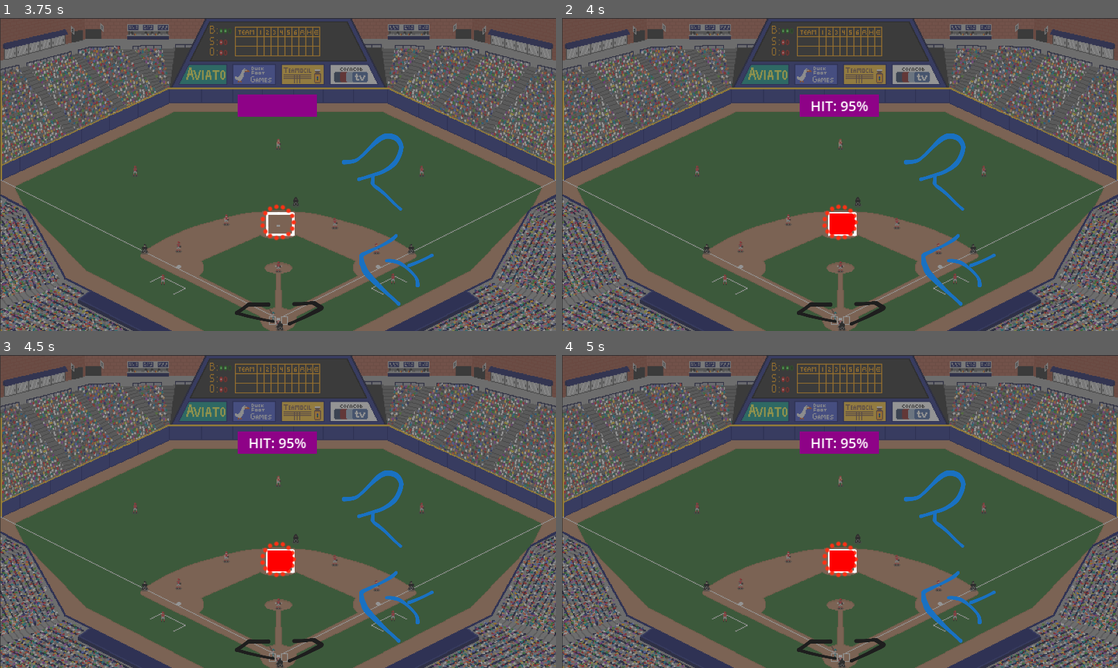
Above: before the commit, frames 1-4 (two rows, left to right).
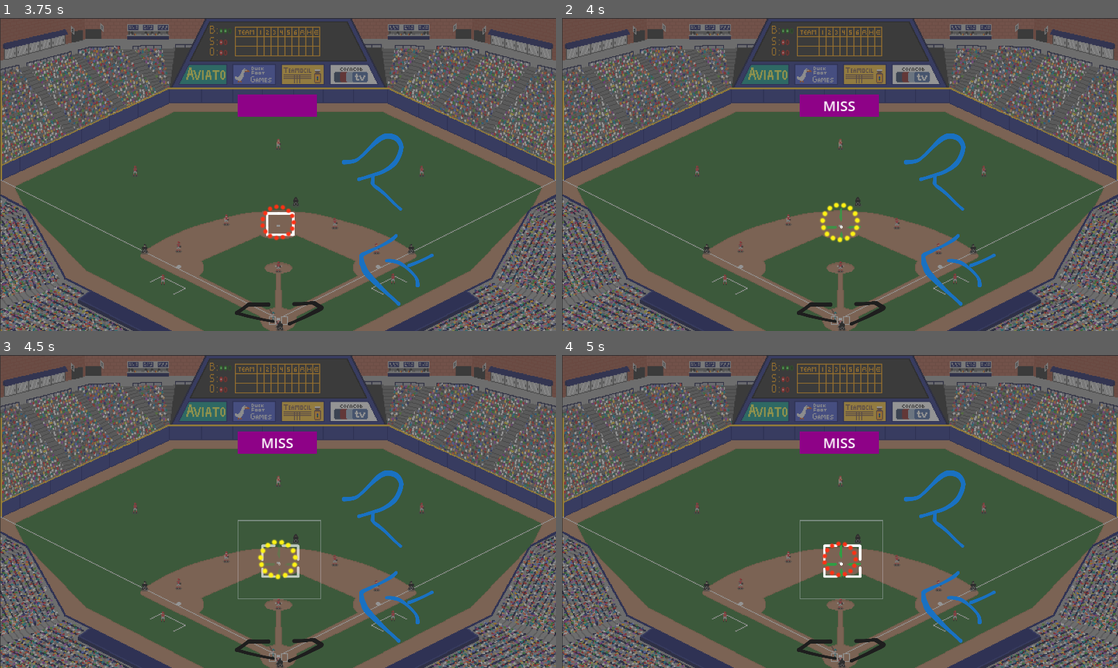
Above: after the commit, the same moments.

Repository: olive20xx/kgj-baseball
Game: Godot game, scene res://src/play_ball.tscn
Two runs of this game, one before a commit and one after it. Both use one fixed random seed, a clock stepped at 60 frames per second and the inputs below.
Inputs:
- Up to frame 1 (3.75 s): tap Enter (swing) at 0.5, 1.35, 2.3, 2.85, 3.5 s; hold Enter (swing) 0.53-1.28 s; tap Space (throw) at 2 s; hold Space (throw) 2.03-2.78 s; hold Enter (swing) from 3.53 s (still down)
- Up to frame 2 (4 s): keep holding Enter (swing)
- Up to frame 3 (4.5 s): tap Space (throw) at 4.25, 4.35 s; release Enter (swing) at 4.28 s
- Up to frame 4 (5 s): tap Enter (swing) at 4.55 s

Frame 1 is identical in both runs. In frame 2, 0.9% of the frame differs, in the area x 44-56%, y 26-72%; in frame 3, 1.1%, in the area x 42-58%, y 26-78%; in frame 4, 0.9%.

Commit message:
timing matters!
* batter misses when swinging outside the window

Diff:
--- a/src/hit_fairy.gd
+++ b/src/hit_fairy.gd
@@ -2,6 +2,7 @@
 extends Node2D
 
 signal hit_percentage(value: int)
+signal miss
 
 @export var half_swing_window_ms := 200 # ± milliseconds
 var swing_timing: int
@@ -15,11 +16,6 @@
 var overlap: PackedVector2Array = []
 
 
-func pitch_arrived(shape: CollisionShape2D) -> void:
-	# pitch_timing set by parent because 500ms delay btwn cursor move + arrival rect
-	pitcher_shape = shape
-
-	if batter_shape: get_overlap()
 
 func batter_swung(shape: CollisionShape2D) -> void:
 	swing_timing = Time.get_ticks_msec()
@@ -27,7 +23,15 @@
 	batter_shape = shape
 	position = batter_shape.global_position
 
-	if pitcher_shape: get_overlap()
+
+# called ~500ms after 'pitch_timing', should be safe to initiate the hit calc here
+func pitch_arrived(shape: CollisionShape2D) -> void:
+	# pitch_timing set by parent because 500ms delay btwn cursor move + arrival rect
+	pitcher_shape = shape
+
+	if batter_shape and is_swing_timely():
+		get_overlap()
+	else: miss.emit()
 
 
 func get_overlap() -> void:
@@ -67,6 +71,11 @@
 	var hit := calculate_area(overlap)
 
 	return roundi(hit / total * 100)
+
+
+func is_swing_timely() -> bool:
+	print(abs(pitch_timing - swing_timing))
+	return abs(pitch_timing - swing_timing) <= half_swing_window_ms
 
 
 func reset() -> void:
--- a/src/play_ball.gd
+++ b/src/play_ball.gd
@@ -36,12 +36,18 @@
 	batter_circle.swinging.connect(func(is_swinging): pitcher_cursor.is_batter_swinging = is_swinging)
 	strike_zone.rectangle.animation_done.connect(func(ms): hit_fairy.pitch_timing = ms)
 	hit_fairy.hit_percentage.connect(_on_pitch_complete)
+	hit_fairy.miss.connect(_on_miss)
 
 
 func _on_pitch_complete(pc: float) -> void:
 	label.text = "HIT: " + str(pc) + "%"
 	reset_timer.start(reset_time)
 	await reset_timer.timeout
+	reset()
+
+
+func _on_miss() -> void:
+	label.text = "MISS"
 	reset()
 
 
